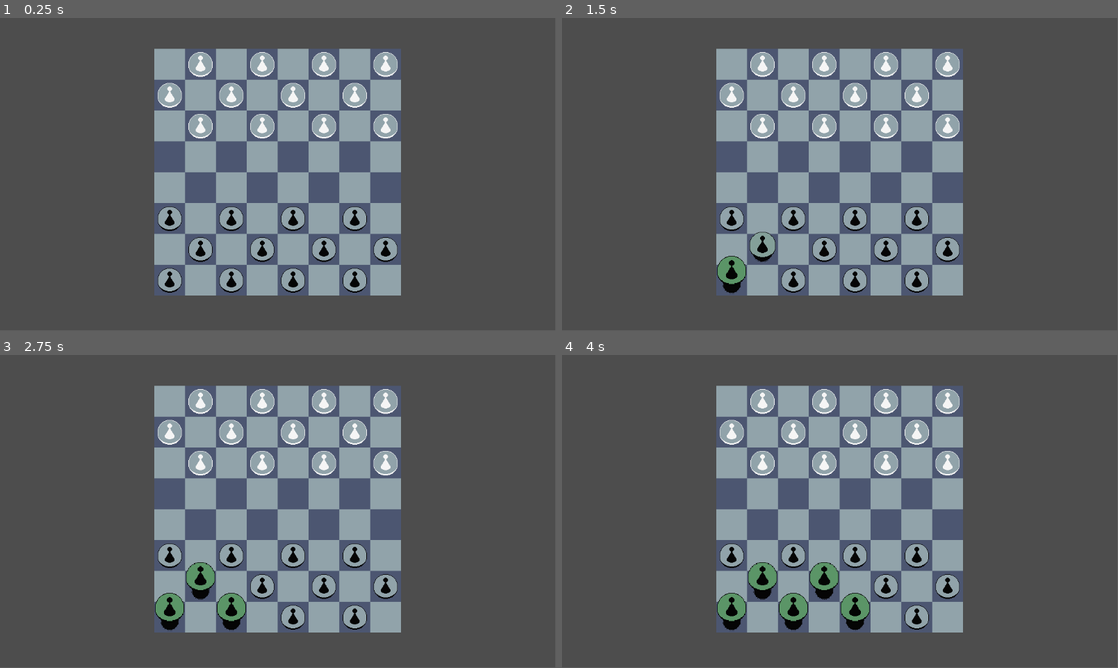
Above: before the commit, frames 1-4 (two rows, left to right).
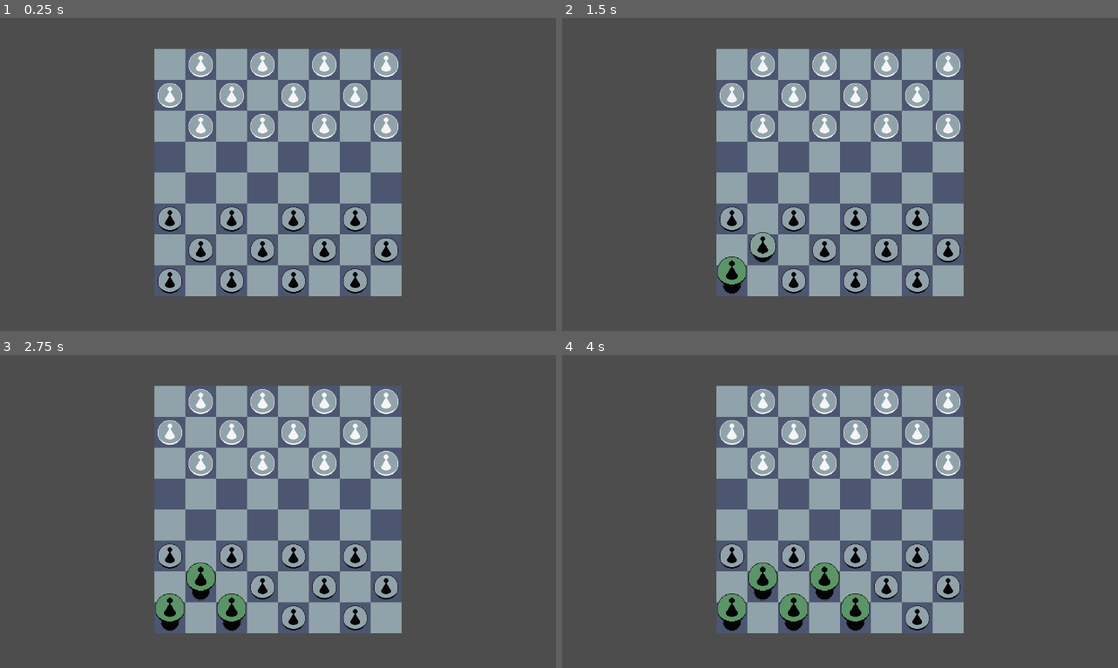
Above: after the commit, the same moments.

Repository: MisuseofMana/godot-checkers
Game: Godot game, scene res://grid-movement/game.tscn
The game is run twice, just before and just after one commit, with the same random seed, the same clock (stepped at 60 frames per second) and the same inputs.
Inputs (mouse positions are in pixels of both pictures, inside the frame that each line leads up to):
- Up to frame 1 (0.25 s): no input
- Up to frame 2 (1.5 s): tap Enter at 0.5 s; move the mouse to (734, 280) at 0.52 s; click (734, 280) at 0.67 s; tap Space at 1.25 s; move the mouse to (762, 249) at 1.27 s; click (762, 249) at 1.42 s
- Up to frame 3 (2.75 s): tap Enter at 2 s; move the mouse to (233, 617) at 2.02 s; click (233, 617) at 2.17 s
- Up to frame 4 (4 s): tap Space at 2.75 s; move the mouse to (823, 586) at 2.77 s; click (823, 586) at 2.92 s; tap Enter at 3.5 s; move the mouse to (856, 617) at 3.52 s; click (856, 617) at 3.67 s
In our replay, the window is 799x449 before the commit and 800x450 after it. These sizes can differ from the game's own. Grey fills any space a smaller window leaves; there, only what the larger window draws over its background counts as a difference.

The runs differ from the first frame. In frame 1, 2.5% of the frame differs, in the area x 27-73%, y 9-89%; in frame 2, 2.5%; in frame 3, 2.5%; in frame 4, 2.6%.
Error before the commit: Invalid access to property or key 'button_index' on a base object of type 'InputEventKey'. (res://grid-movement/board_controller.gd:6)

Commit message:
youtube aseprite, event gate for buttons

Diff:
--- a/grid-movement/board_controller.gd
+++ b/grid-movement/board_controller.gd
@@ -3,9 +3,10 @@
 signal valid_move_clicked(where)
 
 func _input(event):
-	if event.is_pressed() and event.button_index == MOUSE_BUTTON_LEFT:
-		var clickedCell: Vector2i = local_to_map(to_local(event.position))
-		var data = get_cell_tile_data(clickedCell)
-		if data:
-			if data.get_custom_data("validMove"):
-				valid_move_clicked.emit(clickedCell)
+	if event is InputEventMouse:
+		if event.is_pressed() and event.button_index == MOUSE_BUTTON_LEFT:
+			var clickedCell: Vector2i = local_to_map(to_local(event.position))
+			var data = get_cell_tile_data(clickedCell)
+			if data:
+				if data.get_custom_data("validMove"):
+					valid_move_clicked.emit(clickedCell)
--- a/project.godot
+++ b/project.godot
@@ -15,6 +15,10 @@
 config/features=PackedStringArray("4.3", "Forward Plus")
 config/icon="res://icon.svg"
 
+[display]
+
+window/stretch/mode="viewport"
+
 [rendering]
 
 textures/canvas_textures/default_texture_filter=0
Binary file added: grid-movement/youtube-thumbnails.aseprite
